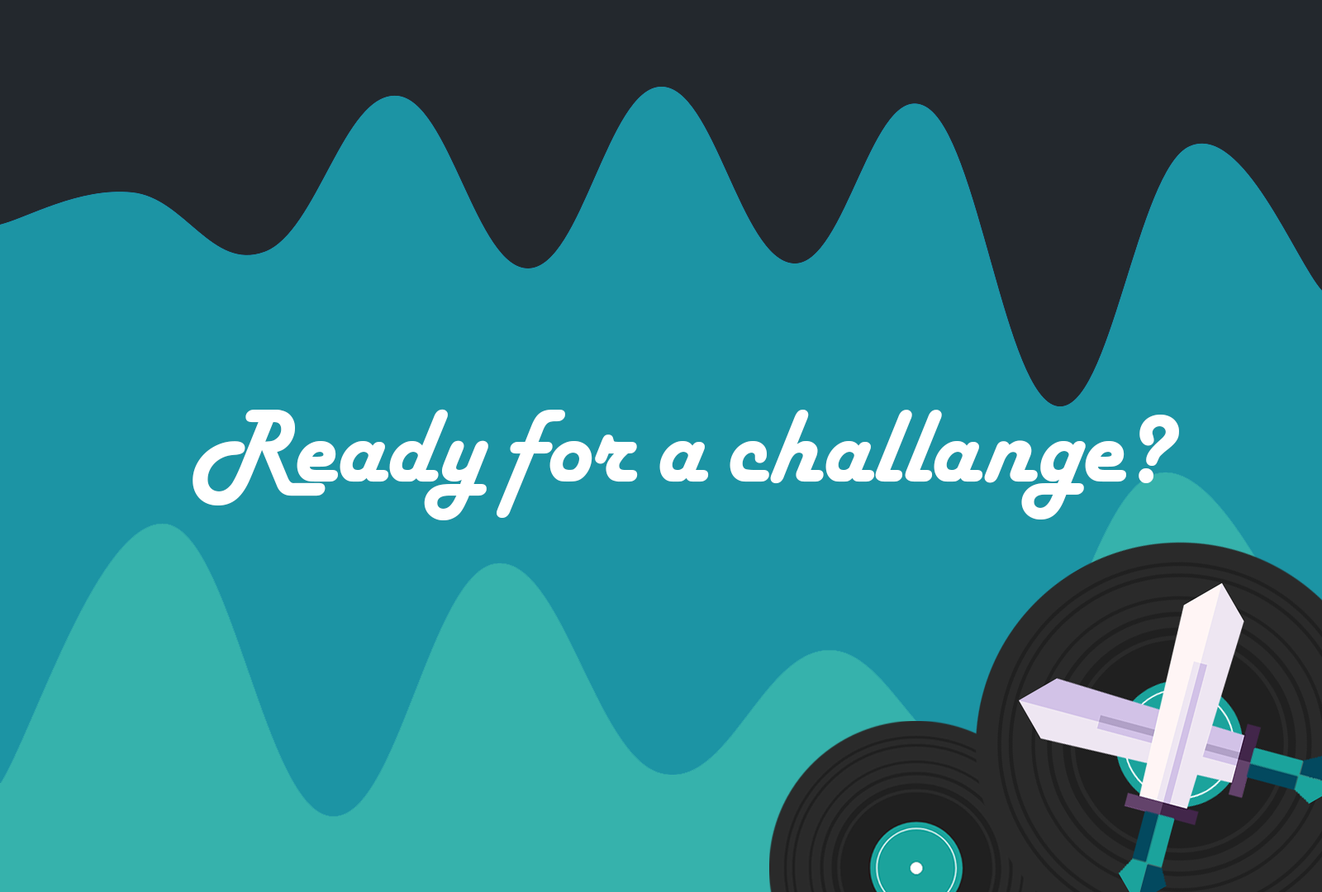
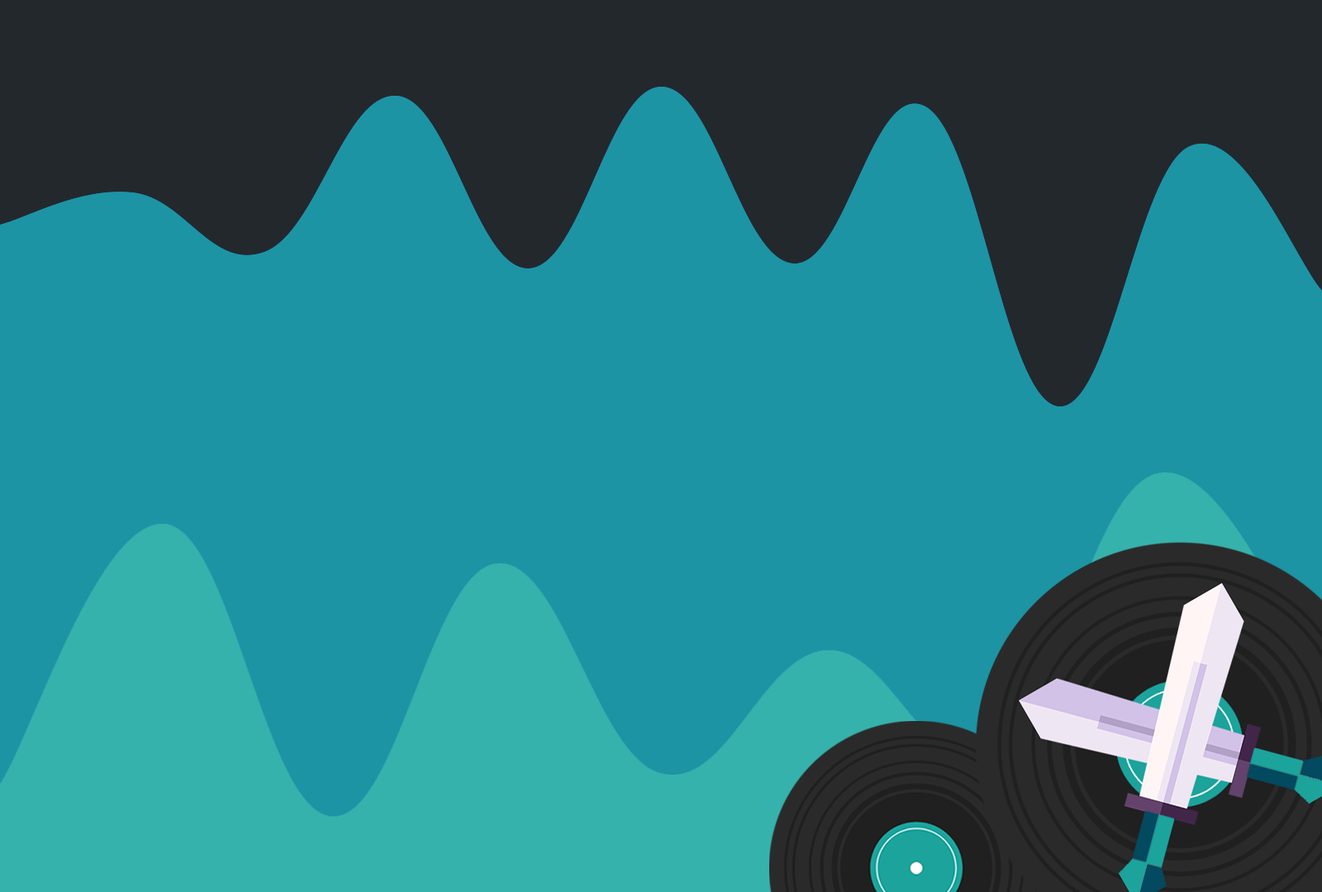
Layered file, before and after one edit (1322px x 892px). Changes by layer:
hid "Ready for a challange?" over [192, 408, 1179, 521]
